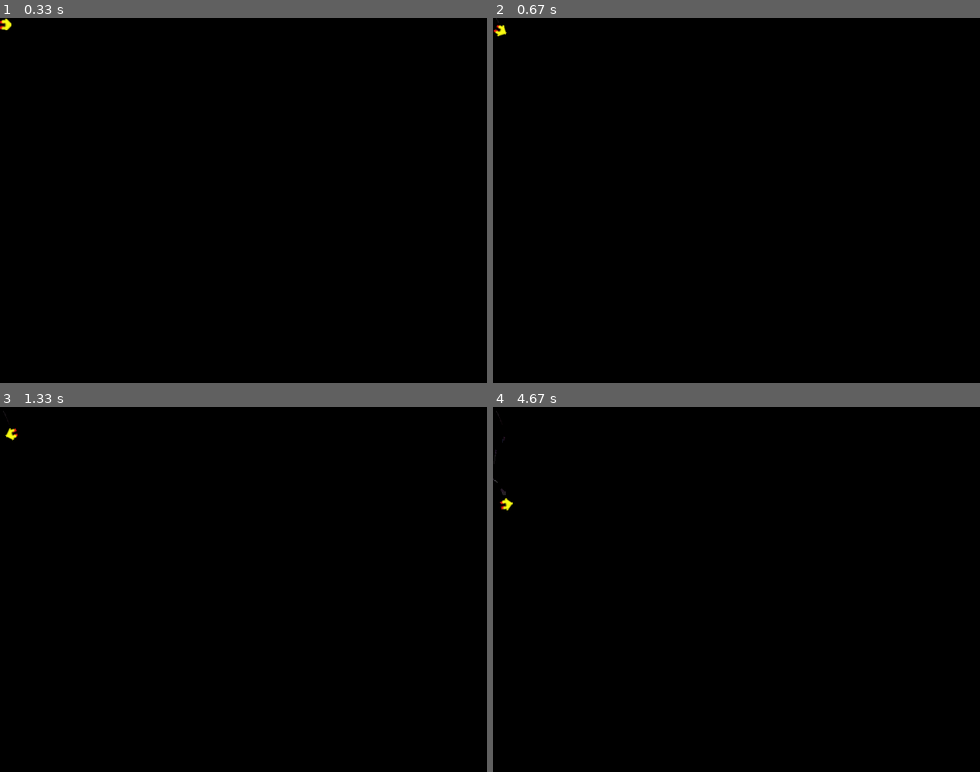
Above: before the commit, frames 1-4 (two rows, left to right).
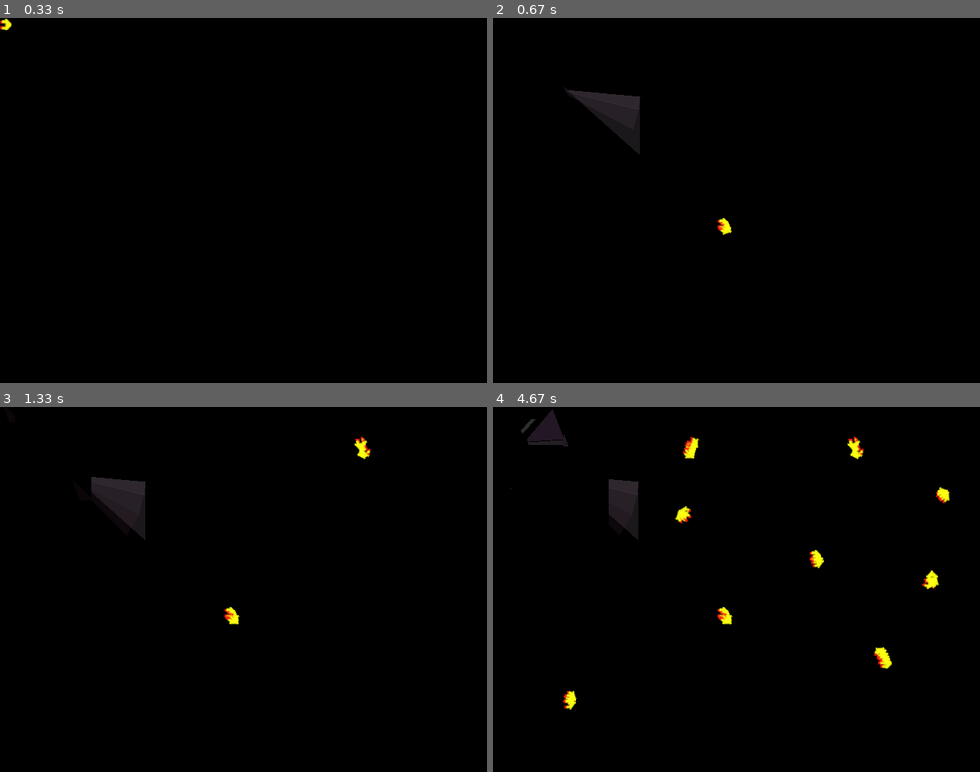
Above: after the commit, the same moments.

Repository: fungusakafungus/textbomber
Game: pygame game, started from pygametest.py
Two runs of this game, one before a commit and one after it. Both use one fixed random seed, a clock stepped at 60 frames per second and the inputs below. The source is Python 2; it was converted automatically to run under Python 3.
Inputs (mouse positions are in pixels of both pictures, inside the frame that each line leads up to):
- Up to frame 1 (0.33 s): no input
- Up to frame 2 (0.67 s): hold Space from 0.33 s (still down); hold Right from 0.33 s (still down); move the mouse to (717, 215) at 0.37 s
- Up to frame 3 (1.33 s): release Space at 0.8 s; release Right at 0.8 s; hold Right 0.83-1.3 s; move the mouse to (126, 593) at 0.87 s; tap Space at 0.9 s
- Up to frame 4 (4.67 s): hold Up 1.33-1.65 s; move the mouse to (809, 461) at 1.37 s; tap Space at 1.4, 1.75, 2.25, 2.82, 3.25, 3.65, 4.02, 4.32 s; hold Right 1.68-2.15 s; move the mouse to (746, 465) at 1.72 s; hold Left 2.18-2.72 s; move the mouse to (741, 629) at 2.22 s; hold Left 2.75-3.15 s; move the mouse to (863, 647) at 2.78 s; hold Up 3.18-3.55 s; move the mouse to (863, 556) at 3.22 s; hold Right 3.58-4.22 s; move the mouse to (911, 560) at 3.62 s; hold Left from 4.25 s (still down); move the mouse to (906, 662) at 4.28 s

Frame 1 is identical in both runs. In frame 2, 1.4% of the frame differs, in the area x 0-50%, y 0-60%; in frame 3, 1.4%; in frame 4, 2.4%, in the area x 0-94%, y 0-83%.

Commit message:
beispiele + prototype + pyunit

Diff:
--- /dev/null
+++ b/RandomTextInterface.py
@@ -0,0 +1,14 @@
+class RandomTextInterface(object):
+    order = 4
+    """Initial order of the Markov chain used to generate text"""
+
+    max_order = 6
+
+    seed = None
+    """Initial state (history) of the Markov chain"""
+
+    def loadDB(self, filepath="data.db"):
+        """Loads sqlite3 database from the file at given path"""
+
+    def next():
+        """Returns next character based on current chain settings"""
--- /dev/null
+++ b/dissociatedpress/__init__.py
@@ -0,0 +1,7 @@
+from sqlite3 import *
+
+conn = None
+
+class DissociatedPress:
+    def __init__(self,dbfilename):
+        conn = connect(dbfilename)
--- /dev/null
+++ b/pong-example.py
@@ -0,0 +1,204 @@
+#!/usr/bin/python
+#
+# Tom's Pong
+# A simple pong game with realistic physics and AI
+# http://www.tomchance.uklinux.net/projects/pong.shtml
+#
+# Released under the GNU General Public License
+
+VERSION = "0.4"
+
+try:
+    import sys
+    import random
+    import math
+    import os
+    import getopt
+    import pygame
+    from socket import *
+    from pygame.locals import *
+except ImportError, err:
+    print "couldn't load module. %s" % (err)
+    sys.exit(2)
+
+def load_png(name):
+    """ Load image and return image object"""
+    fullname = os.path.join('images', name)
+    try:
+        image = pygame.image.load(fullname)
+        if image.get_alpha is None:
+                image = image.convert()
+        else:
+                image = image.convert_alpha()
+    except pygame.error, message:
+        print 'Cannot load image:', fullname
+        raise SystemExit, message
+    return image, image.get_rect()
+
+class Ball(pygame.sprite.Sprite):
+    """A ball that will move across the screen
+    Returns: ball object
+    Functions: update, calcnewpos
+    Attributes: area, vector"""
+
+    def __init__(self, (xy), vector):
+        pygame.sprite.Sprite.__init__(self)
+        self.image, self.rect = load_png('blyap.png')
+        screen = pygame.display.get_surface()
+        self.area = screen.get_rect()
+        self.vector = vector
+        self.hit = 0
+
+    def update(self):
+        newpos = self.calcnewpos(self.rect,self.vector)
+        self.rect = newpos
+        (angle,z) = self.vector
+
+        if not self.area.contains(newpos):
+            tl = not self.area.collidepoint(newpos.topleft)
+            tr = not self.area.collidepoint(newpos.topright)
+            bl = not self.area.collidepoint(newpos.bottomleft)
+            br = not self.area.collidepoint(newpos.bottomright)
+            if tr and tl or (br and bl):
+                angle = -angle
+            if tl and bl:
+                #self.offcourt()
+                angle = math.pi - angle
+            if tr and br:
+                angle = math.pi - angle
+                #self.offcourt()
+        else:
+            # Deflate the rectangles so you can't catch a ball behind the bat
+            player1.rect.inflate(-3, -3)
+            player2.rect.inflate(-3, -3)
+
+            # Do ball and bat collide?
+            # Note I put in an odd rule that sets self.hit to 1 when they collide, and unsets it in the next
+            # iteration. this is to stop odd ball behaviour where it finds a collision *inside* the
+            # bat, the ball reverses, and is still inside the bat, so bounces around inside.
+            # This way, the ball can always escape and bounce away cleanly
+            if self.rect.colliderect(player1.rect) == 1 and not self.hit:
+                angle = math.pi - angle
+                self.hit = not self.hit
+            elif self.rect.colliderect(player2.rect) == 1 and not self.hit:
+                angle = math.pi - angle
+                self.hit = not self.hit
+            elif self.hit:
+                self.hit = not self.hit
+        self.vector = (angle,z)
+
+    def calcnewpos(self,rect,vector):
+        (angle,z) = vector
+        (dx,dy) = (z*math.cos(angle),z*math.sin(angle))
+        return rect.move(dx,dy)
+
+class Bat(pygame.sprite.Sprite):
+    """Movable tennis 'bat' with which one hits the ball
+    Returns: bat object
+    Functions: reinit, update, moveup, movedown
+    Attributes: which, speed"""
+
+    def __init__(self, side):
+        pygame.sprite.Sprite.__init__(self)
+        self.image, self.rect = load_png('ship.png')
+        screen = pygame.display.get_surface()
+        self.area = screen.get_rect()
+        self.side = side
+        self.speed = 10
+        self.state = "still"
+        self.reinit()
+
+    def reinit(self):
+        self.state = "still"
+        self.movepos = [0,0]
+        if self.side == "left":
+                self.rect.midleft = self.area.midleft
+        elif self.side == "right":
+                self.rect.midright = self.area.midright
+
+    def update(self):
+        newpos = self.rect.move(self.movepos)
+        if self.area.contains(newpos):
+                self.rect = newpos
+        pygame.event.pump()
+
+    def moveup(self):
+        self.movepos[1] = self.movepos[1] - (self.speed)
+        self.state = "moveup"
+
+    def movedown(self):
+        self.movepos[1] = self.movepos[1] + (self.speed)
+        self.state = "movedown"
+
+
+def main():
+    # Initialise screen
+    pygame.init()
+    screen = pygame.display.set_mode((640, 480))
+    pygame.display.set_caption('Basic Pong')
+
+    # Fill background
+    background = pygame.Surface(screen.get_size())
+    background = background.convert()
+    background.fill((0, 0, 0))
+
+    # Initialise players
+    global player1
+    global player2
+    player1 = Bat("left")
+    player2 = Bat("right")
+
+    # Initialise ball
+    speed = 4
+    rand = ((0.1 * (random.randint(5,8))))
+    ball = Ball((0,0),(rand,speed))
+
+    # Initialise sprites
+    playersprites = pygame.sprite.RenderPlain((player1, player2))
+    ballsprite = pygame.sprite.RenderPlain(ball)
+
+    # Blit everything to the screen
+    screen.blit(background, (0, 0))
+    pygame.display.flip()
+
+    # Initialise clock
+    clock = pygame.time.Clock()
+
+    # Event loop
+    while 1:
+        # Make sure game doesn't run at more than 60 frames per second
+        clock.tick(60)
+
+        for event in pygame.event.get():
+            if event.type == QUIT:
+                return
+            elif event.type == KEYDOWN:
+                if event.key == K_a:
+                    player1.moveup()
+                if event.key == K_z:
+                    player1.movedown()
+                if event.key == K_UP:
+                    player2.moveup()
+                if event.key == K_DOWN:
+                    player2.movedown()
+            elif event.type == KEYUP:
+                if event.key == K_a or event.key == K_z:
+                    player1.movepos = [0,0]
+                    player1.state = "still"
+                if event.key == K_UP or event.key == K_DOWN:
+                    player2.movepos = [0,0]
+                    player2.state = "still"
+                if event.key == K_q or event.key == K_ESCAPE:
+                    return
+
+        screen.blit(background, ball.rect, ball.rect)
+        screen.blit(background, player1.rect, player1.rect)
+        screen.blit(background, player2.rect, player2.rect)
+        ballsprite.update()
+        playersprites.update()
+        ballsprite.draw(screen)
+        playersprites.draw(screen)
+        pygame.display.flip()
+
+
+if __name__ == '__main__': main()
--- /dev/null
+++ b/prototype.py
@@ -0,0 +1,32 @@
+#!/usr/bin/env python
+
+from dissociatedpress import DissociatedPress
+from textbomber import Simulation
+
+dbfilename = "programme.sqlite"
+
+def main():
+    dp = DissociatedPress(dbfilename)
+    sim = Simulation()
+    sim.next = dp.next
+    sim.start()
+
+import unittest
+
+class DissociatedPressTests(unittest.TestCase):
+    def setUp(self):
+        DissociatedPress.max_order=10
+        DissociatedPress.order=5
+
+    def testInitEmptyDB(self):
+        self.failUnless(DissociatedPress("tests/data/empty.sqlite"))
+
+    def testInitNonExistantDB(self):
+        self.failIf(DissociatedPress("tests/nonexistant"))
+
+    def testCreate(self):
+        dp = DissociatedPress("tests/data/empty.sqlite")
+        dp.("")
+
+if __name__ == '__main__' :
+    unittest.main()
--- a/pygametest.py
+++ b/pygametest.py
@@ -1,6 +1,8 @@
 #!/usr/bin/env python
+# vim: awa
 
 import os, sys, pygame, math
+from pygame.locals import *
 import numpy as np
 
 os.environ['SDL_VIDEO_CENTERED'] = '1'
@@ -17,7 +19,7 @@
 
 np.length=lambda(vec): np.sqrt(sum(vec**2))
 
-class Ship(object):
+class Ship(pygame.sprite.Sprite):
     angle = 0
     last_angle = 0
     imagesnum = 48
@@ -61,6 +63,7 @@
         self.position += np.array(xy)
 
     def tick(self):
+        global screen
         deltat=pygame.time.get_ticks()-self.last_ticks
         #print "deltat: %i" % deltat
 
@@ -98,7 +101,6 @@
             self.angle += 2 * math.pi
         if not screen.get_rect().collidepoint(self.position.tolist()):
             self.position %= [background.get_width(), background.get_height()]
-            self.last_line=None
         index = int(self.angle / (2*math.pi) * self.imagesnum)
         if not self.images.has_key(index):
             self.images[index] = pygame.transform.rotozoom(self.shipimg, -self.angle / (2*math.pi) * 360, self.scalefactor)
@@ -110,50 +112,48 @@
         self.last_ticks=pygame.time.get_ticks()
 
     def draw_shot(self,target):
-        global transparent
-        if self.shoot:
-            last_dist=self.dist
-            self.dist=math.sin(self.position[0]*math.pi/width)*\
-                     math.sin(self.position[1]*math.pi/height)*self.max_shoot_distance
-            last_shot_vector=self.shot_vector
-            self.shot_vector = np.array([self.dist*math.cos(self.angle), self.dist*math.sin(self.angle)])
-
-            point1=np.array([last_dist,last_dist])
-            polygon=np.array([
-                        point1,
-                        point1+np.array(last_shot_vector),
-                        point1+np.array(self.xy)+self.shot_vector,
-                        point1+np.array(self.xy)
-                    ]).tolist()
-            shot_area=pygame.Rect(
-                    (0,0),
-                    (last_dist+abs(self.xy[0])+self.dist, last_dist+abs(self.xy[1])+self.dist)
-                )
-            assert shot_area.topleft==(0,0), "shot_area=%s" % [shot_area.topleft]
-            shot_pos=(self.position-self.xy-point1).tolist()
-
-            # aligned = velocity aligned with shot direction, 0..1
-            aligned = abs((self.velocity[0]*math.cos(self.angle)+self.velocity[1]*math.sin(self.angle)))/\
-                    math.sqrt(sum([x*x for x in self.velocity]))
-
-            #self.max_angular_velocity = max(self.angular_velocity,self.max_angular_velocity)
-            max_angular_velocity = 0.01
-            color = pygame.Color(*white)
-            hue = math.sqrt(sum([x*x for x in self.velocity])) * 10000 % 360 # 0 = red, 0-360
-            saturation = math.atan(abs(self.angular_velocity/max_angular_velocity)*math.pi/2.0)*100
-            if saturation > 100:
-                saturation = 100
-            #saturation = 100 - saturation
-            value = 20+(1.0-aligned)*80
-            alpha = 20
-            color.hsva = hue,saturation,value,alpha
-            self.shot_surface.fill(transparent,shot_area)
-            pygame.draw.polygon(self.shot_surface,color,polygon,0)
-            target.blit(self.shot_surface,shot_pos,shot_area)
-            # pygame.draw.circle(target,pygame.Color('white'),self.position,int(self.dist+10),1)
-            return shot_area
-        else:
-            return None
+        global transparent, white
+        last_dist=self.dist
+        self.dist=math.sin(self.position[0]*math.pi/width)*\
+                 math.sin(self.position[1]*math.pi/height)*self.max_shoot_distance
+        last_shot_vector=self.shot_vector
+        self.shot_vector = np.array([self.dist*math.cos(self.angle), self.dist*math.sin(self.angle)])
+
+        point1=np.array([last_dist,last_dist])
+        polygon=np.array([
+                    point1,
+                    point1+np.array(last_shot_vector),
+                    point1+np.array(self.xy)+self.shot_vector,
+                    point1+np.array(self.xy)
+                ]).tolist()
+        shot_rect=pygame.Rect(
+                (self.position-self.xy-point1).tolist(),
+                (last_dist+abs(self.xy[0])+self.dist, last_dist+abs(self.xy[1])+self.dist)
+            )
+        #assert shot_area.topleft==(0,0), "shot_area=%s" % [shot_area.topleft]
+        #shot_pos=
+
+        # aligned = velocity aligned with shot direction, 0..1
+        aligned = abs((self.velocity[0]*math.cos(self.angle)+self.velocity[1]*math.sin(self.angle)))/\
+                math.sqrt(sum([x*x for x in self.velocity]))
+
+        #self.max_angular_velocity = max(self.angular_velocity,self.max_angular_velocity)
+        max_angular_velocity = 0.01
+        color = pygame.Color(*white)
+        hue = math.sqrt(sum([x*x for x in self.velocity])) * 10000 % 360 # 0 = red, 0-360
+        saturation = math.atan(abs(self.angular_velocity/max_angular_velocity)*math.pi/2.0)*100
+        if saturation > 100:
+            saturation = 100
+        #saturation = 100 - saturation
+        value = 20+(1.0-aligned)*80
+        alpha = 20
+        color.hsva = hue,saturation,value,alpha
+        self.shot_surface.fill(transparent,shot_rect)
+        self.shot_surface.fill(transparent,(0,0)+shot_rect.size)
+        pygame.draw.polygon(self.shot_surface,color,polygon,0)
+        target.blit(self.shot_surface,shot_rect,(0,0)+shot_rect.size)
+        # pygame.draw.circle(target,pygame.Color('white'),self.position,int(self.dist+10),1)
+        return shot_rect
 
     def draw(self):
         global dirty_rects, background, screen
@@ -163,11 +163,11 @@
         dirty_rects += [self.ship_rect.__copy__()]
         #print "clear %s" % self.ship_rect
 
-        # draw shot
-        shot_rect=self.draw_shot(background) # draw shot on bg
-        screen.blit(background,(0,0),shot_rect) # blit it on screen
-        print "shot_rect %s" % [shot_rect]
-        dirty_rects += [shot_rect]
+        if self.shoot:
+            # draw shot
+            shot_rect=self.draw_shot(background) # draw shot on bg
+            screen.blit(background,(0,0),shot_rect) # blit it on screen
+            dirty_rects += [shot_rect]
 
         # draw ship
         index = int(self.angle / (2*math.pi) * self.imagesnum)
@@ -182,7 +182,6 @@
     sys.exit()
 
 size = width, height = 640, 480
-speed = [2, 2]
 black = 0, 0, 0
 white = 255, 255, 255
 transparent = 0, 0, 0, 0
@@ -201,41 +200,41 @@
 ship = Ship()
 
 
-pygame.TIMEREVENT = pygame.USEREVENT+0
+TIMEREVENT = USEREVENT+0
 
 #pygame.event.set_grab(True)
 pygame.mouse.set_visible(False)
-pygame.time.set_timer(pygame.TIMEREVENT, 1000/fps)
+pygame.time.set_timer(TIMEREVENT, 1000/fps)
 
 while 1:
     event = pygame.event.wait()
-    if event.type == pygame.QUIT:
+    if event.type == QUIT:
         quit()
 
-    elif event.type == pygame.KEYDOWN:
+    elif event.type == KEYDOWN:
         #print event.key
-        if event.key == pygame.K_UP:
+        if event.key == K_UP:
             ship.accelerate=1
-        elif event.key == pygame.K_LEFT:
+        elif event.key == K_LEFT:
             ship.turn=-1.
-        elif event.key == pygame.K_RIGHT:
+        elif event.key == K_RIGHT:
             ship.turn=1.
-        elif event.key == pygame.K_SPACE:
+        elif event.key == K_SPACE:
             ship.shoot=not ship.shoot
-    elif event.type == pygame.KEYUP:
+    elif event.type == KEYUP:
         #print event.key
-        if (event.key == pygame.K_q or event.key == pygame.K_ESCAPE):
+        if (event.key == K_q or event.key == K_ESCAPE):
             quit()
-        elif (event.key == pygame.K_UP):
+        elif (event.key == K_UP):
             ship.accelerate=0
-        elif event.key == pygame.K_LEFT or event.key == pygame.K_RIGHT:
+        elif event.key == K_LEFT or event.key == K_RIGHT:
             ship.turn=0
 
-#    elif event.type == pygame.MOUSEMOTION:
-#        x,y = event.pos
-#        ship.moveto(x,y)
-#
-    elif event.type == pygame.TIMEREVENT:
+    elif event.type == pygame.MOUSEMOTION:
+        x,y = event.pos
+        ship.move((x,y))
+
+    elif event.type == TIMEREVENT:
         ship.tick()
         ship.draw()
         pygame.display.update(dirty_rects)
--- /dev/null
+++ b/textbomber/__init__.py
@@ -0,0 +1,2 @@
+class Simulation:
+    pass
Empty file added: cookbook.py
Empty file added: dissociatedpress/DissociatedPress.py
Not shown, added: tags
Not shown, added: tests/data/empty.sqlite
Empty file added: textbomber/Simulation.py
Not shown, added: dissociatedpress/.__init__.py.swp
